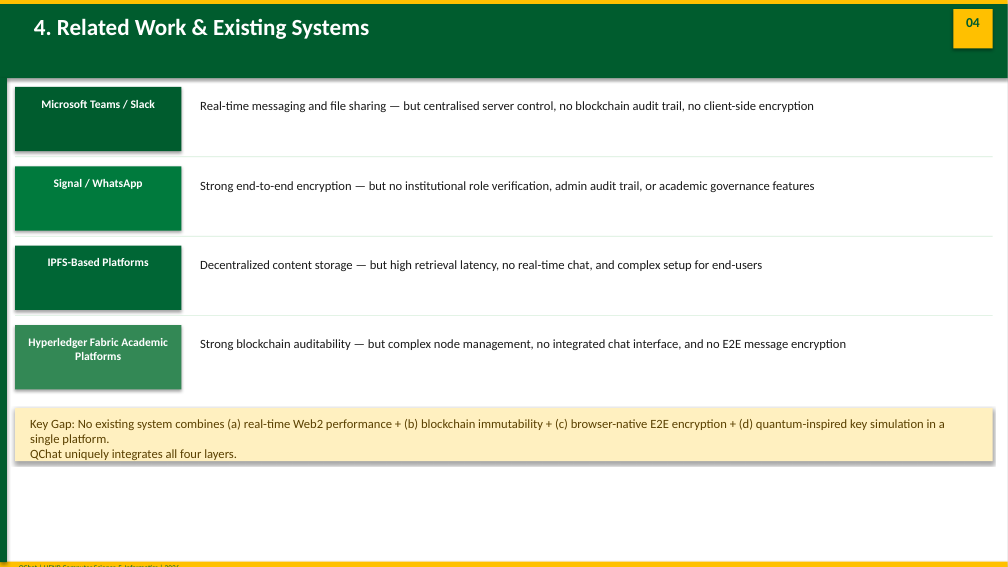
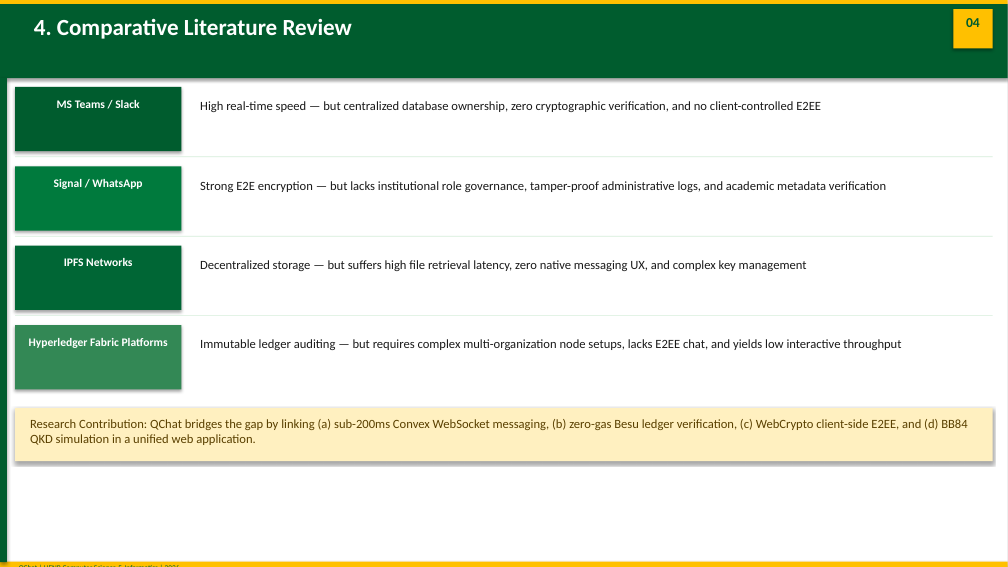
Before and after one commit to joseph-nok/Qchat, a slide deck: slide 6 of Documentation/presentation.pptx. Drawn at 1008x567 pixels with LibreOffice and Linux fonts; fonts in the diff are those of the drawing. Boxes give left, top, right and bottom in pixels: in the first picture for what was removed or moved away, otherwise in the second. Text is boxed around its words. In the diff, an @@ line names an element or a change of style, - is before the commit and + after.

Commit message:
refactor: update documentation and improve setup instructions
- Removed outdated Documentation.zip file.
- Enhanced clarity and detail in the build_presentation.py and build_setup_doc.py scripts, including updated bullet points and section headings for better readability.
- Updated chain_data.json with the latest blockchain state, reflecting changes in lastUpdated and currentBlock values.
- Made various adjustments across multiple documentation files to ensure consistency and accuracy.

```diff
--- a/Documentation/presentation.pptx
+++ b/Documentation/presentation.pptx
@@ text at [34, 18, 352, 39]: text changed @@
-4. Related Work & Existing Systems
+4. Comparative Literature Review
@@ text at [57, 100, 139, 108]: text changed @@
-Microsoft Teams / Slack
+MS Teams / Slack
@@ text at [200, 101, 821, 112]: text changed @@
-Real-time messaging and file sharing — but centralised server control, no blockchain audit trail, no client-side encryption
+High real-time speed — but centralized database ownership, zero cryptographic verification, and no client-controlled E2EE
@@ text at [200, 181, 886, 192]: text changed @@
-Strong end-to-end encryption — but no institutional role verification, admin audit trail, or academic governance features
+Strong E2E encryption — but lacks institutional role governance, tamper-proof administrative logs, and academic metadata verification
@@ text at [64, 258, 132, 266]: text changed @@
-IPFS-Based Platforms
+IPFS Networks
@@ text at [200, 260, 807, 271]: text changed @@
-Decentralized content storage — but high retrieval latency, no real-time chat, and complex setup for end-users
+Decentralized storage — but suffers high file retrieval latency, zero native messaging UX, and complex key management
@@ text at [29, 338, 168, 348]: text changed @@
-Hyperledger Fabric Academic Platforms
+Hyperledger Fabric Platforms
@@ text at [200, 339, 901, 350]: text changed @@
-Strong blockchain auditability — but complex node management, no integrated chat interface, and no E2E message encryption
+Immutable ledger auditing — but requires complex multi-organization node setups, lacks E2EE chat, and yields low interactive throughput
@@ text at [30, 419, 967, 445]: text changed @@
-Key Gap: No existing system combines (a) real-time Web2 performance + (b) blockchain immutability + (c) browser-native E2E encryption + (d) quantum-inspired key simulation in a single platform.
-QChat uniquely integrates all four layers.
+Research Contribution: QChat bridges the gap by linking (a) sub-200ms Convex WebSocket messaging, (b) zero-gas Besu ledger verification, (c) WebCrypto client-side E2EE, and (d) BB84 QKD simulation in a unified web application.
```
Also in this commit, not shown: 8 other slides changed, 14 other files.
